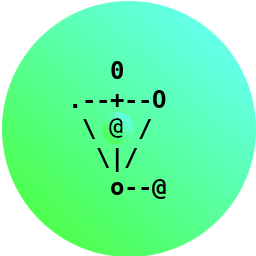
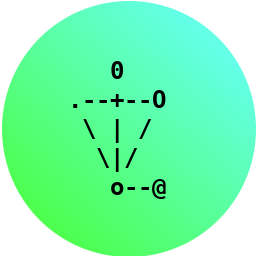
Two versions of the same layered image (256x256). Layer-by-layer changes:
hid "Pasted Layer" over [101, 112, 133, 144]
hid "fill" over [101, 112, 133, 144]
